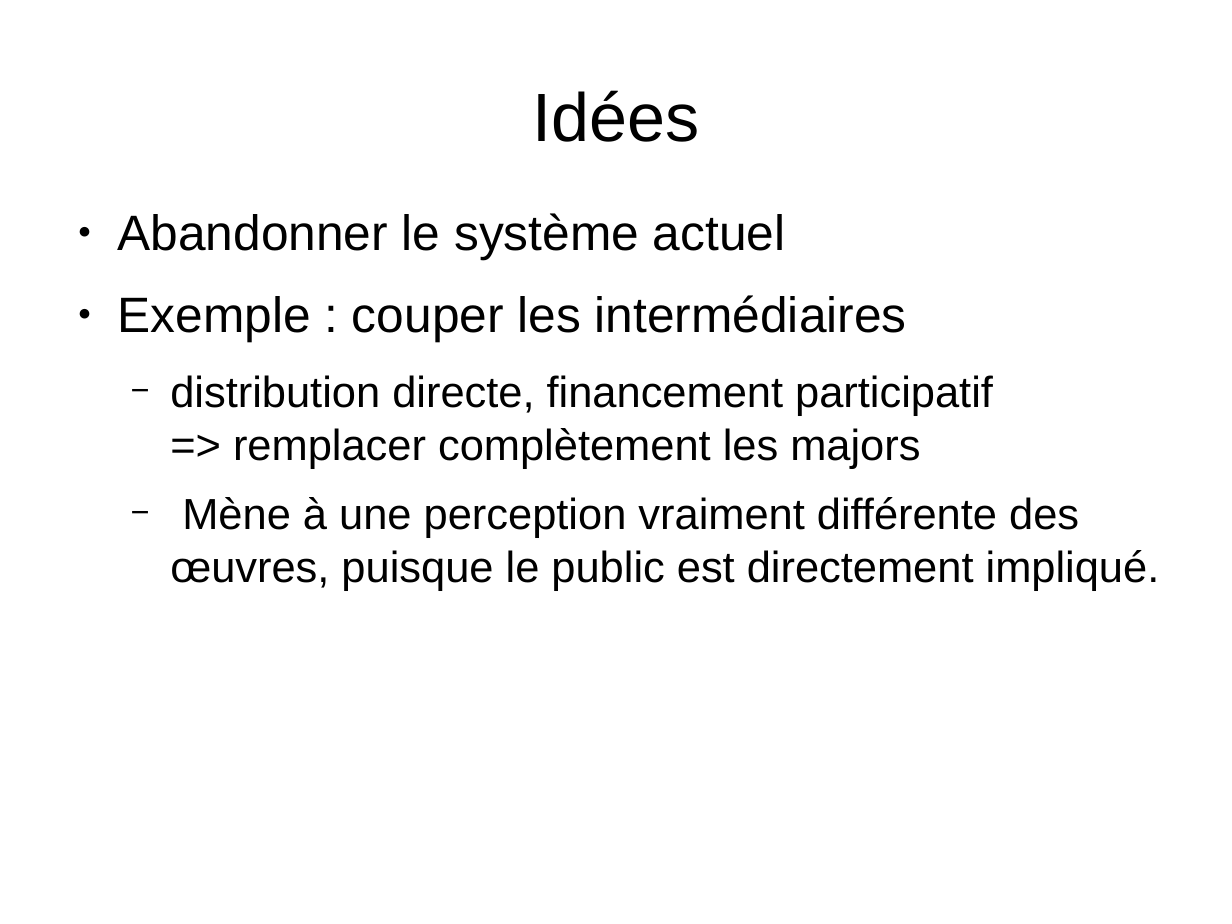
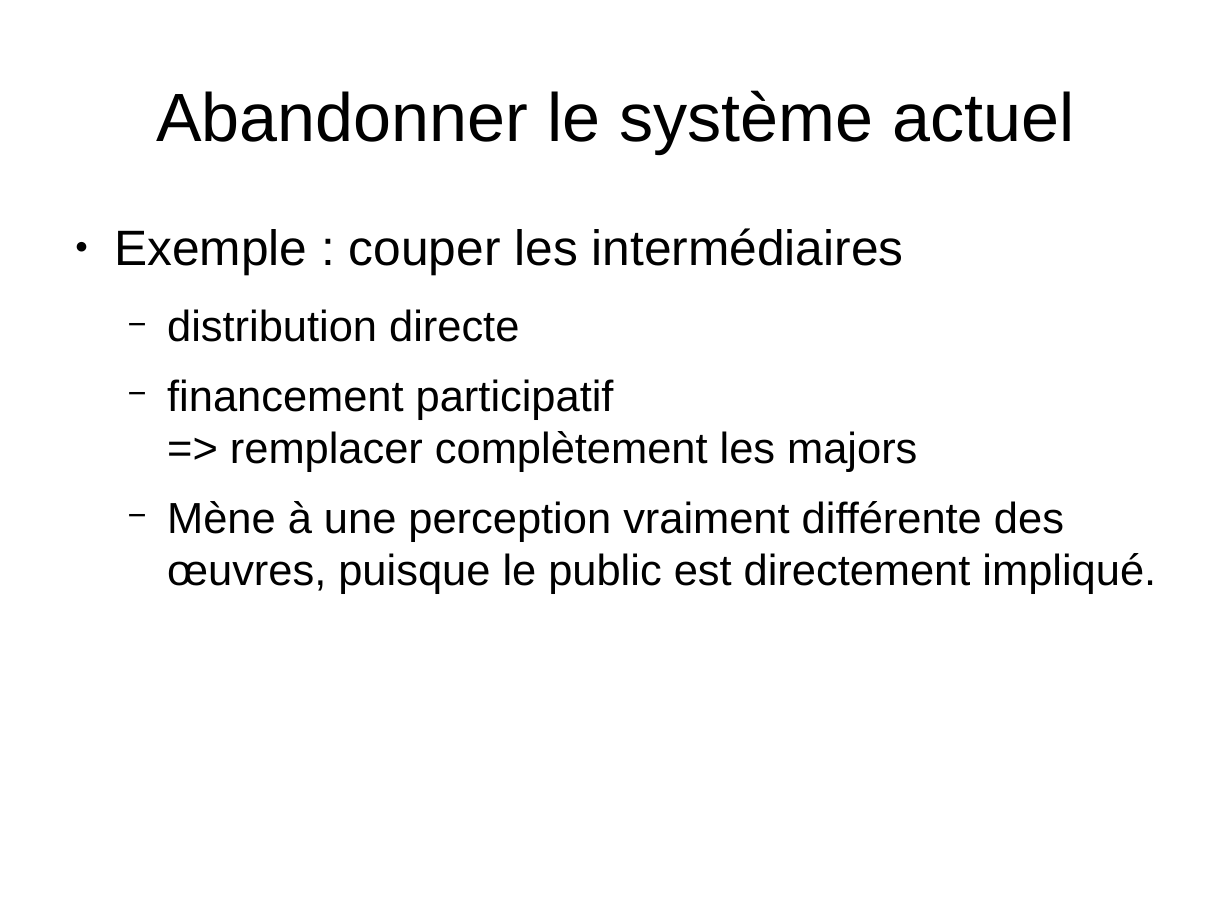
Before and after one commit to Parashp/pph-droit-auteur, a slide deck: slide 19 of soutenance.odp (slide 17 before the commit). Drawn at 1232x924 pixels with LibreOffice and Linux fonts; fonts in the diff are those of the drawing. Boxes give left, top, right and bottom in pixels: in the first picture for what was removed or moved away, otherwise in the second. Text is boxed around its words. In the diff, an @@ line names an element or a change of style, - is before the commit and + after.

Commit message:
Oral : préciser les idées

```diff
--- a/soutenance.odp
+++ b/soutenance.odp
@@ title at <box>156,90,1074,153</box>: text changed @@
-Idées
+Abandonner le système actuel
@@ text "Exemple : couper les intermédiaires": place and size @@
-text "Exemple : couper les intermédiaires" at <box>118,213,1160,591</box>
+text "Exemple : couper les intermédiaires" at <box>114,228,1156,594</box>
@@ text at <box>118,213,785,260</box>: paragraph removed @@
-● Abandonner le système actuel
@@ text at <box>167,309,917,472</box>: text changed @@
-  − distribution directe, financement participatif
-    => remplacer complètement les majors
+  − distribution directe
+  − financement participatif
+    => remplacer complètement les majors
```
Also in this commit, not shown: 9 other slides changed, 4 slides added, 1 slide removed.
